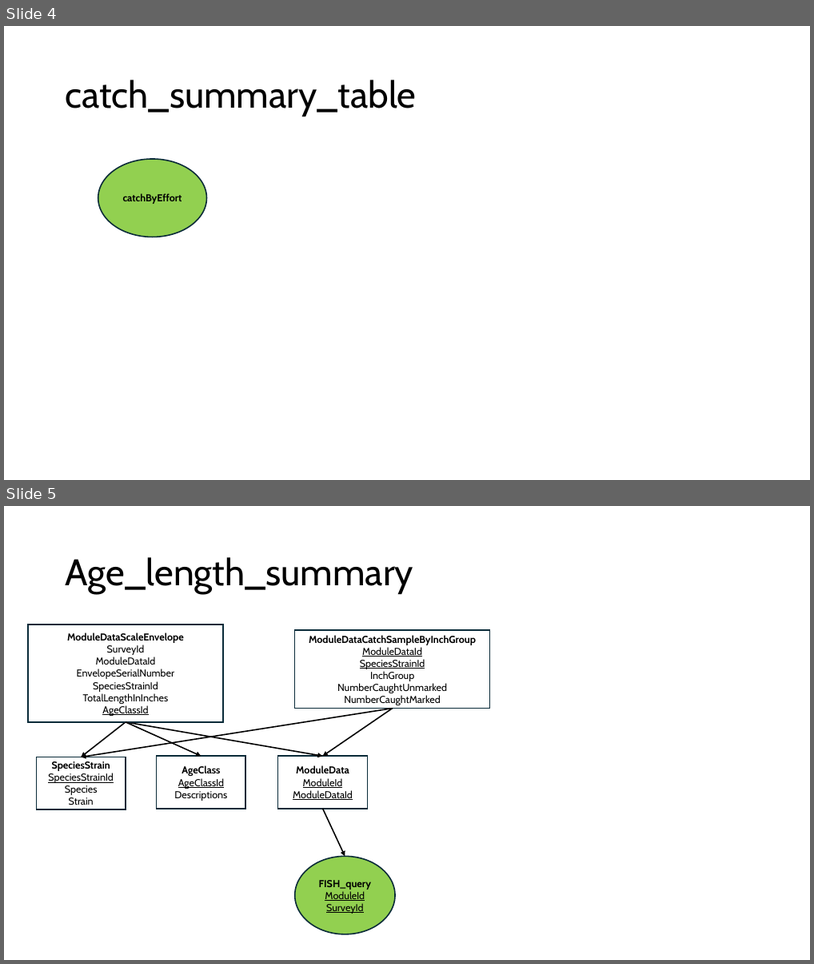
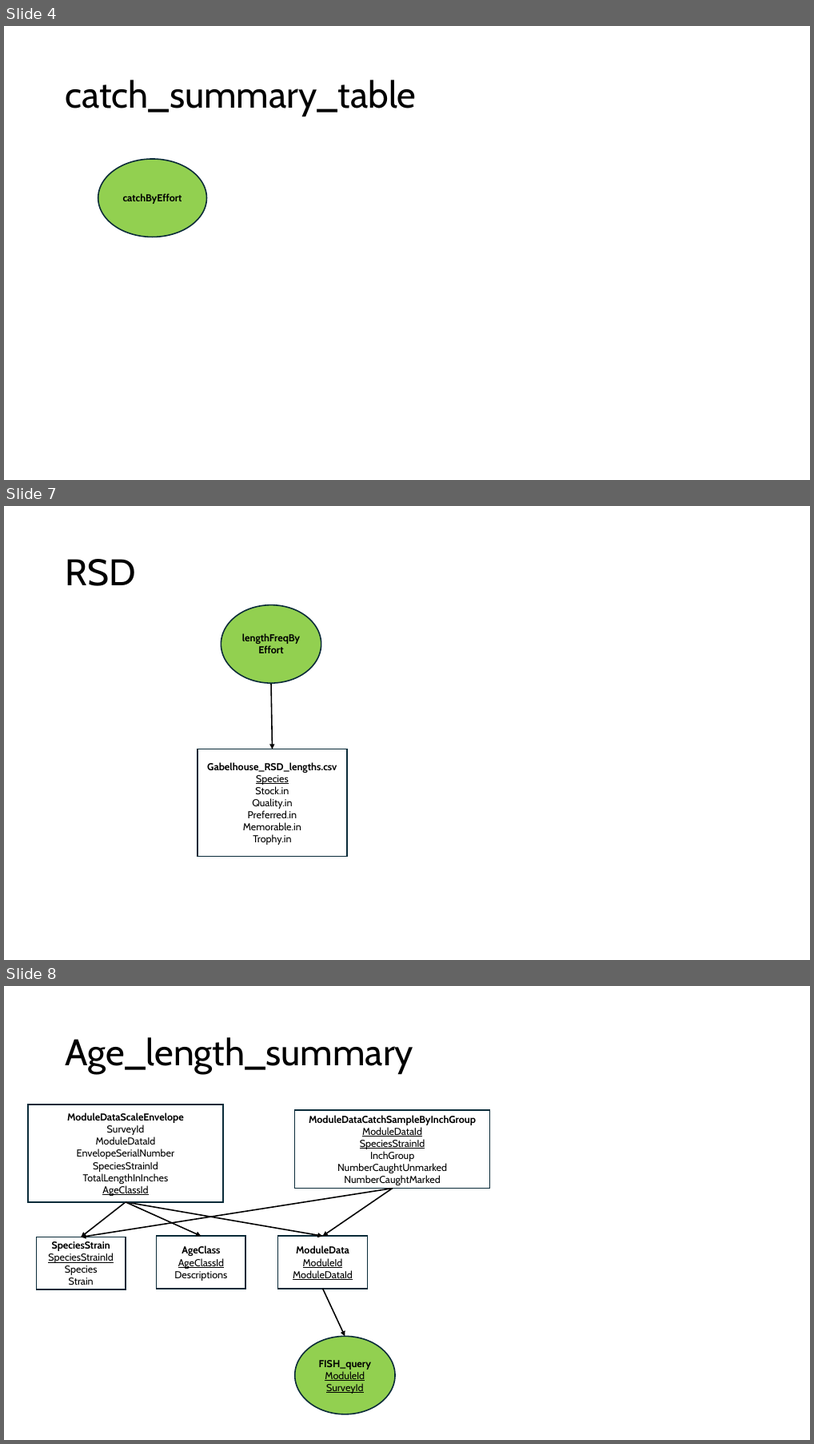
Before and after one commit to DNRFISH/MFA, a slide deck: dev/MFA_table_joins.pptx. Shown one above the other, each under a label of ours: slides 4 and 5 before the commit, slides 4, 7 and 8 after it; the slides between them are not shown. The pictures are 814x964 and 814x1444 pixels, drawn with LibreOffice and Linux fonts; fonts in the diff are those of the drawing. Boxes give left, top, right and bottom in pixels: in the first picture for what was removed or moved away, otherwise in the second. Text is boxed around its words. In the diff, an @@ line names an element or a change of style, - is before the commit and + after.

```diff
--- a/dev/MFA_table_joins.pptx
+++ b/dev/MFA_table_joins.pptx
@@ slide 7 added at [4,506,810,960], background #FFFFFF @@
@@ title added at [66,559,136,586], 44 pt, text #000000 @@
+RSD
@@ ellipse added at [221,605,322,684], fill #92D050, outline #092A39 1.5 pt, 12 pt, text #000000, bold @@
+lengthFreqByEffort
@@ arrow added from (271, 684) to (273, 749), #000000 1.5 pt @@
@@ rectangle added at [198,749,348,856], outline #092A39 1.5 pt, 12 pt, text #000000 @@
+Gabelhouse_RSD_lengths.csv
+Species
+Stock.in
+Quality.in
+Preferred.in
+Memorable.in
+Trophy.in
@@ what was slide 5 is now slide 8 @@
```
Also in this commit, not shown: 2 slides changed, 1 other slide added.
